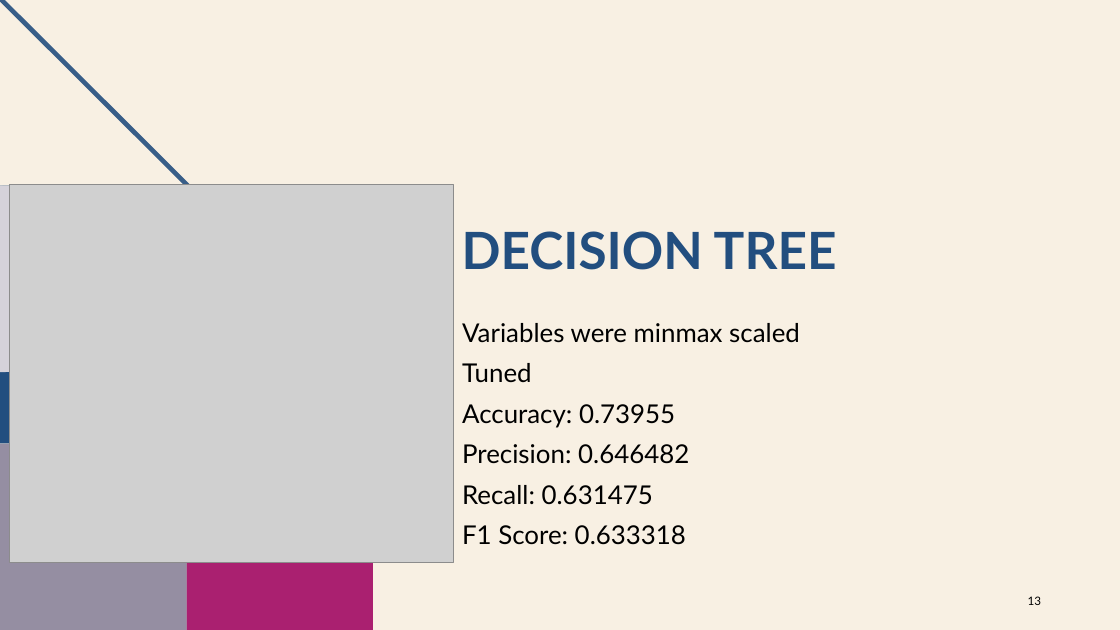
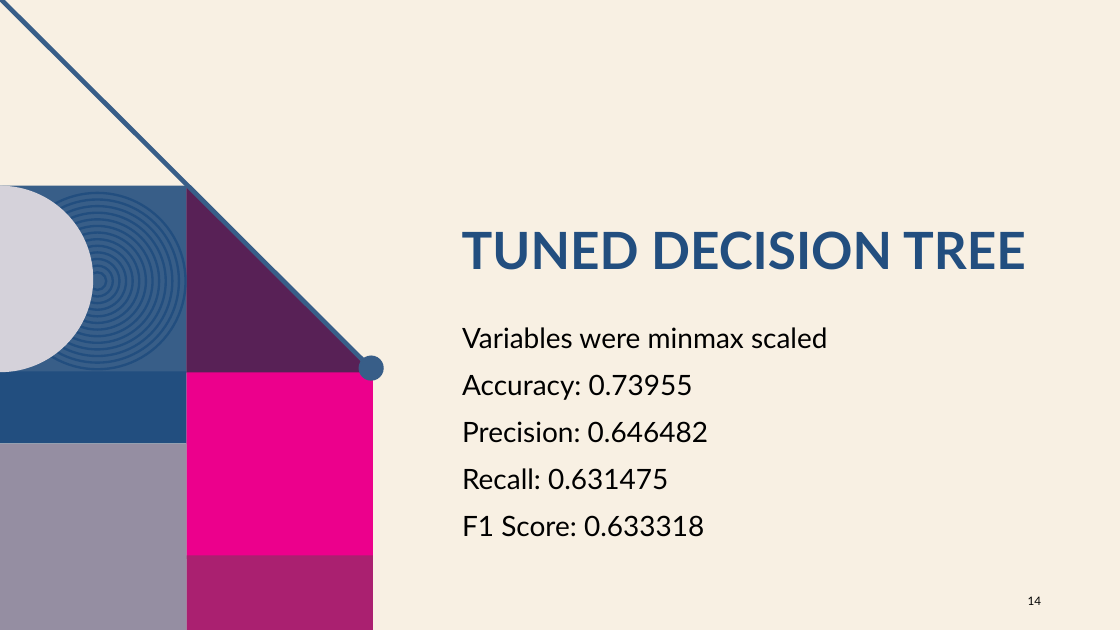
Before and after one commit to AbhiMayadam/HI-2022-Final-Project, a slide deck: slide 14 of Can you predict diabetes.pptx (slide 13 before the commit). Drawn at 1120x630 pixels with LibreOffice and Linux fonts; fonts in the diff are those of the drawing; grey boxes stand for pictures; background and template pictures are left out. Boxes give left, top, right and bottom in pixels: in the first picture for what was removed or moved away, otherwise in the second. Text is boxed around its words. In the diff, an @@ line names an element or a change of style, - is before the commit and + after.

```diff
--- a/Can you predict diabetes.pptx
+++ b/Can you predict diabetes.pptx
@@ picture removed at [9,184,453,562] @@
@@ title at [462,231,1026,270]: text changed @@
-DECISION TREE
+TUNED DECISION TREE
@@ text "Variables were minmax scaled" at [462,327,827,537]: size 22.2 to 24 pt; line spacing 1.3 to 1.4 @@
@@ group added at [16,187,384,559]: 13 ellipses, 1 freeform shape, 1 rectangle @@
@@ text at [462,363,532,383]: paragraph removed @@
-Tuned
@@ page number at [1028,596,1041,605]: text changed @@
-13
+14
```
Also in this commit, not shown: 6 other slides changed, 3 slides added, 1 other file.
